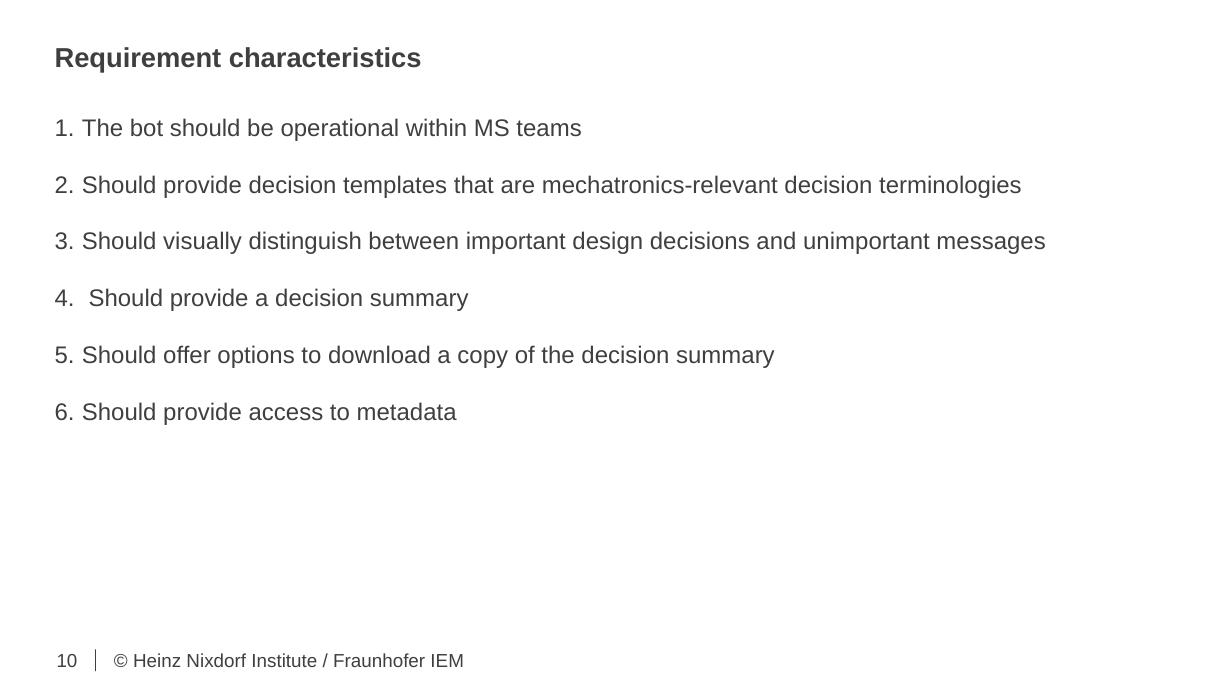
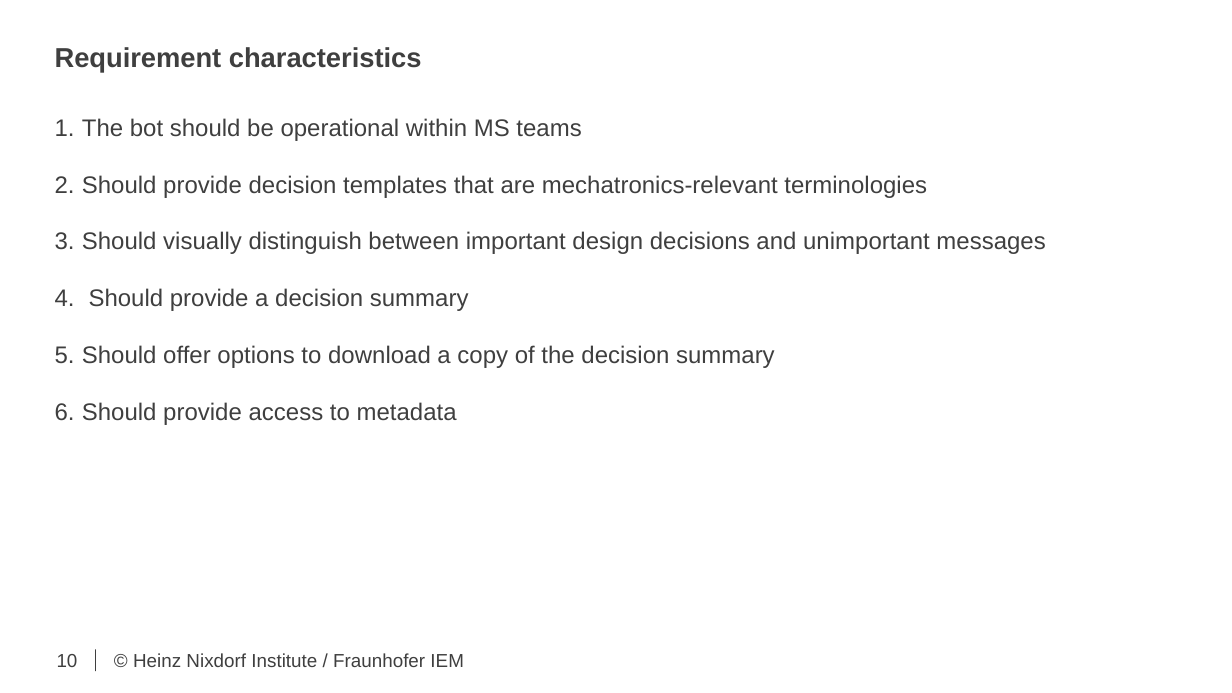
Before and after one commit to bhargavimohan/Masterthesis_bot2021, a slide deck: slide 10 of Presentation/Evaluation and Implementation of a Motivational Bot to support Documentation process in Mechatronics system design.pptx. Drawn at 1232x693 pixels with LibreOffice and Linux fonts; fonts in the diff are those of the drawing; background and template pictures are left out. Boxes give left, top, right and bottom in pixels: in the first picture for what was removed or moved away, otherwise in the second. Text is boxed around its words. In the diff, an @@ line names an element or a change of style, - is before the commit and + after.

Commit message:
Presentation slides

```diff
--- a/Presentation/Evaluation and Implementation of a Motivational Bot to support Documentation process in Mechatronics system design.pptx
+++ b/Presentation/Evaluation and Implementation of a Motivational Bot to support Documentation process in Mechatronics system design.pptx
@@ text at (82, 175, 927, 198): text changed @@
-2. Should provide decision templates that are mechatronics-relevant decision terminologies
+2. Should provide decision templates that are mechatronics-relevant terminologies
```
Also in this commit, not shown: 2 other slides changed.
